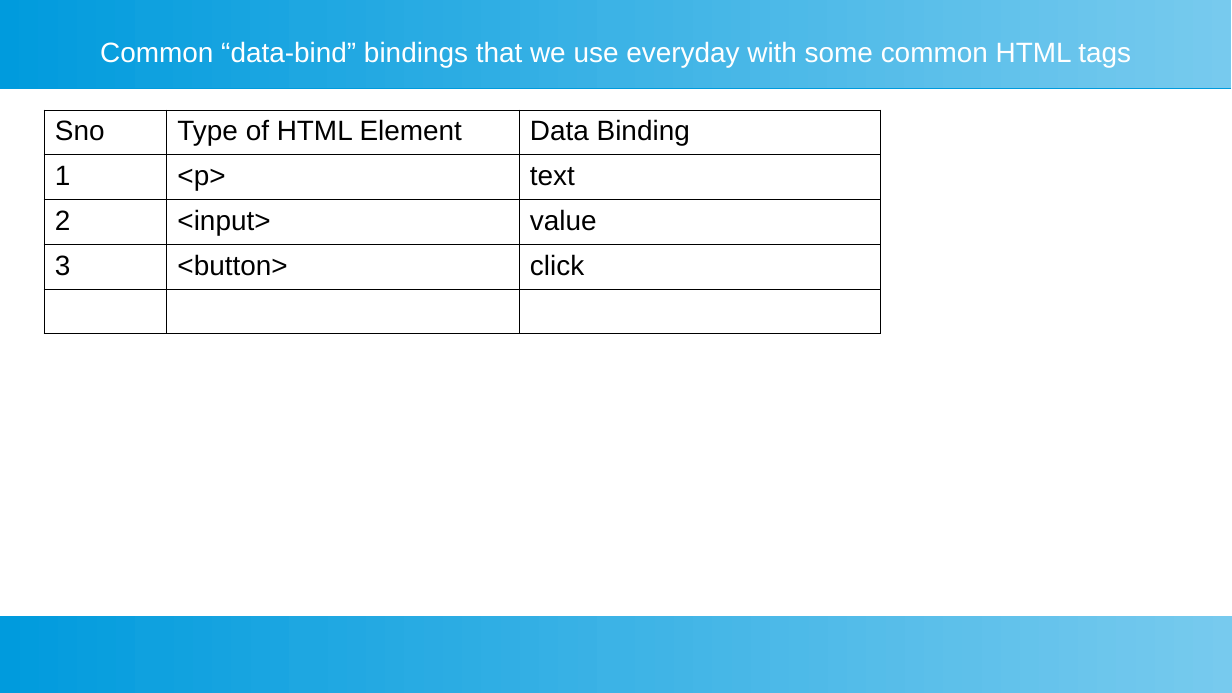
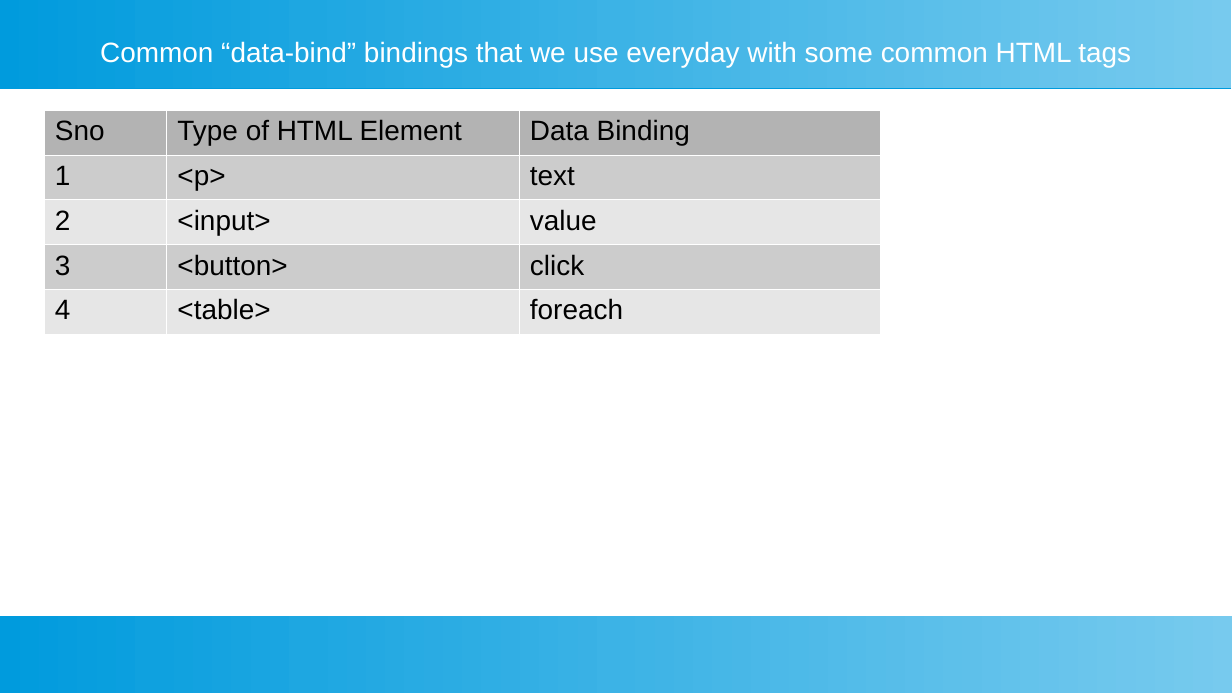
Before and after one commit to ashishjain1547/public_lessons_in_javascript, a slide deck: slide 10 of 5_Introduction to KnockoutJS/KnockoutJS.odp. Drawn at 1232x693 pixels with LibreOffice and Linux fonts; fonts in the diff are those of the drawing. Boxes give left, top, right and bottom in pixels: in the first picture for what was removed or moved away, otherwise in the second. Text is boxed around its words. In the diff, an @@ line names an element or a change of style, - is before the commit and + after.

```diff
--- a/5_Introduction to KnockoutJS/KnockoutJS.odp
+++ b/5_Introduction to KnockoutJS/KnockoutJS.odp
@@ table at [44, 110, 880, 324] @@
-row 5:  |  | 
+row 5: 4 | <table> | foreach
@@ fill none to #B3B3B3 in row 1 @@
@@ fill none to #CCCCCC in 6 cells @@
@@ fill none to #E6E6E6 in row 3 @@
@@ borders changed @@
```
Also in this commit, not shown: 11 other files.
